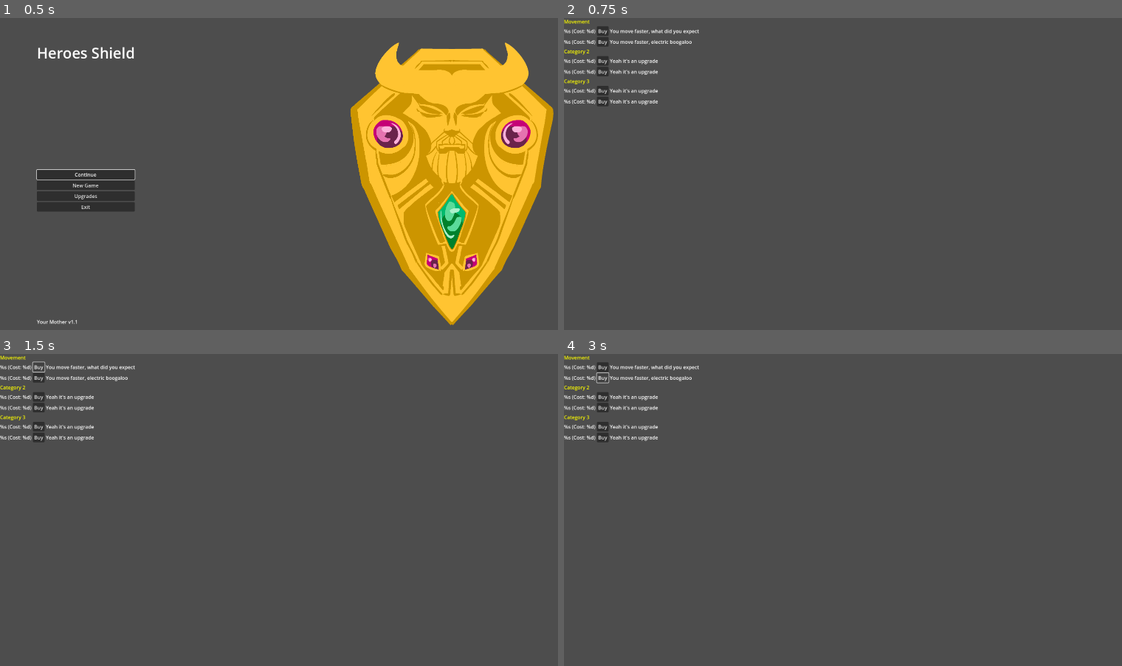
Above: before the commit, frames 1-4 (two rows, left to right).
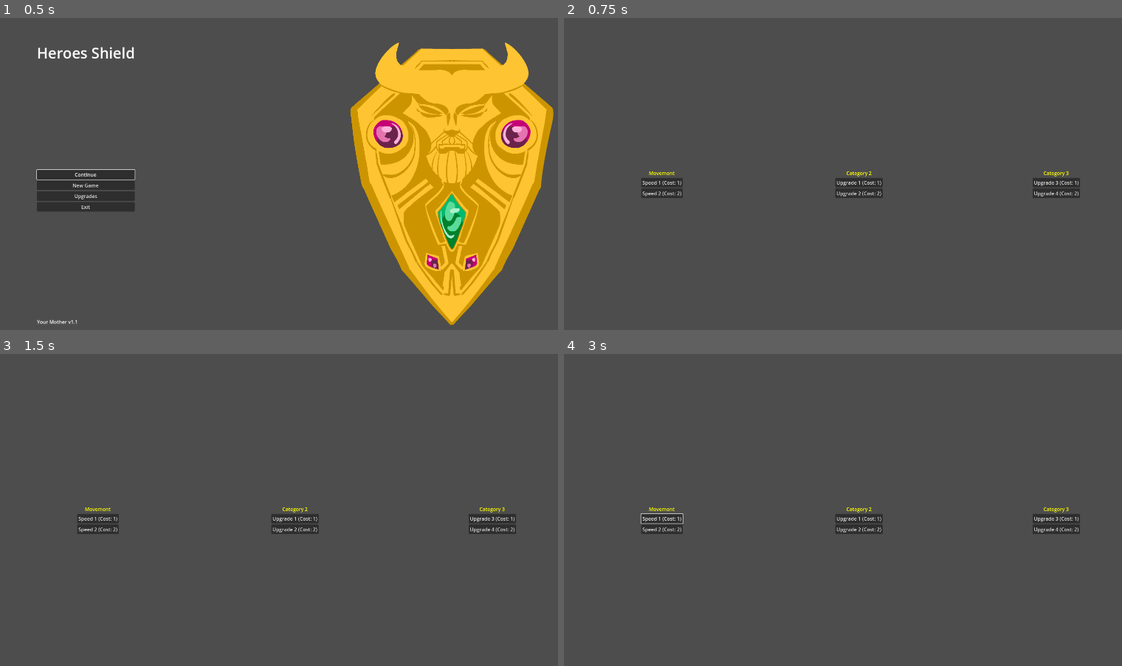
Above: after the commit, the same moments.

Repository: Cookie-Tin-Studios/Heroes-Shield
Game: Godot game, scene res://scenes/menu/main_menu.tscn
Two runs of this game, one before a commit and one after it. Both use one fixed random seed, a clock stepped at 60 frames per second and the inputs below.
Inputs (mouse positions are in pixels of both pictures, inside the frame that each line leads up to):
- Up to frame 1 (0.5 s): no input
- Up to frame 2 (0.75 s): click "Upgrades" at 0.5 s
- Up to frame 3 (1.5 s): click (39, 366) at 1.25 s, where only the run before the commit has a clickable "Buy"
- Up to frame 4 (3 s): click (664, 519) at 2 s, where only the run after the commit has a clickable "Speed 1 (Cost: 1)"; click (603, 378) at 2.75 s, where only the run before the commit has a clickable "Buy"

Frame 1 is identical in both runs. In frame 2, 2.5% of the frame differs, in the area x 0-93%, y 0-58%; in frame 3, 2.5%; in frame 4, 2.6%.

Commit message:
Clean up

Diff:
--- a/scenes/menu/upgrade_menu.tscn
+++ b/scenes/menu/upgrade_menu.tscn
@@ -1,6 +1,6 @@
 [gd_scene load_steps=2 format=3 uid="uid://c5k61upu1w732"]
 
-[ext_resource type="Script" path="res://scripts/menu/upgrade_menu2.gd" id="1_p3ykw"]
+[ext_resource type="Script" path="res://scripts/menu/upgrade_menu.gd" id="1_p3ykw"]
 
 [node name="UpgradesMenu" type="Control"]
 layout_direction = 1
@@ -23,5 +23,8 @@
 [node name="ScrollContainer" type="ScrollContainer" parent="MarginContainer"]
 layout_mode = 2
 
-[node name="CategoriesContainer" type="VBoxContainer" parent="MarginContainer/ScrollContainer"]
+[node name="CategoriesContainer" type="HBoxContainer" parent="MarginContainer/ScrollContainer"]
 layout_mode = 2
+size_flags_horizontal = 3
+size_flags_vertical = 3
+alignment = 1
--- a/scripts/menu/upgrade_menu2.gd
+++ b/scripts/menu/upgrade_menu.gd
@@ -3,7 +3,8 @@
 var all_upgrades = Globals.all_upgrades
 var unlocked_upgrades = Globals.unlocked_upgrades
 
-@onready var categories_container: VBoxContainer = $MarginContainer/ScrollContainer/CategoriesContainer
+# IMPORTANT: Change the type of `CategoriesContainer` to HBoxContainer in the Editor
+@onready var categories_container: HBoxContainer = $MarginContainer/ScrollContainer/CategoriesContainer
 
 func _ready():
 	generate_upgrades_menu()
@@ -19,54 +20,51 @@
 		var category_name = category_data.category_name
 		var category_upgrades = category_data.category_upgrades
 
-		# --- Create a category container ---
+		# --- Create a VERTICAL container for each category (a "column") ---
 		var cat_container = VBoxContainer.new()
 		cat_container.name = category_name
+		cat_container.set_alignment(BoxContainer.ALIGNMENT_CENTER)
 
-		# --- Category label ---
+		# Optional: Expand so each column tries to use space more evenly
+		cat_container.size_flags_vertical = Control.SIZE_EXPAND_FILL
+		cat_container.size_flags_horizontal = Control.SIZE_EXPAND_FILL
+
+		# --- Category label at the top of the column ---
 		var cat_label = Label.new()
 		cat_label.text = category_name
-		cat_label.add_theme_color_override("font_color", Color.YELLOW)  # example customization
+		cat_label.add_theme_color_override("font_color", Color.YELLOW)
+		cat_label.horizontal_alignment = HORIZONTAL_ALIGNMENT_CENTER
+
 		cat_container.add_child(cat_label)
 
-		# For each upgrade in this category
+		# For each upgrade in this category, add a row (HBox)
 		for upgrade_data in category_upgrades:
 			var upgrade_name = upgrade_data.upgrade_name
 			var desc = upgrade_data.desc
 			var cost = upgrade_data.cost
 
-			# --- Create a container for the upgrade itself ---
+			# --- Create a row container for each upgrade ---
 			var upgrade_container = HBoxContainer.new()
+			upgrade_container.set_alignment(BoxContainer.ALIGNMENT_CENTER)
 
-			# --- Upgrade name label ---
-			var upgrade_label = Label.new()
-			upgrade_label.text = "%s (Cost: %d)".format([upgrade_name, cost])
-			upgrade_container.add_child(upgrade_label)
+			# 2) Buy Button
+			var buy_button = Button.new()
+			buy_button.text =  "%s (Cost: %d)" % [upgrade_name, cost]
+			buy_button.connect("pressed", Callable(self, "_on_buy_pressed").bind(category_name, upgrade_name))
+			buy_button.tooltip_text = desc
 
-			# --- Button for purchasing ---
-			var buy_button = Button.new()
-			buy_button.text = "Buy"
-			buy_button.connect("pressed", Callable(self, "_on_buy_pressed").bind(category_name, upgrade_name))
 			upgrade_container.add_child(buy_button)
 
-			# --- Optional description label ---
-			var desc_label = Label.new()
-			desc_label.text = desc
-			upgrade_container.add_child(desc_label)
 
-			# Add this upgrade_container to the category container
+
+			# Add this row to the category column
 			cat_container.add_child(upgrade_container)
 
-		# Finally, add the category container to the main container
+		# Finally, add the entire category column to the main HBox container
 		categories_container.add_child(cat_container)
 
-
 func _on_buy_pressed(category_name: String, upgrade_name: String) -> void:
-	# This function is called when the user clicks the "Buy" button for a certain upgrade.
-	# Check if it’s already unlocked or if the player can afford it, etc.
-	# For example, check currency, etc. Then mark it as unlocked.
-
-	var can_afford = true  # logic to see if the player has enough currency
+	var can_afford = true  # your logic here
 	if can_afford:
 		if upgrade_name not in unlocked_upgrades[category_name]:
 			unlocked_upgrades[category_name].append(upgrade_name)
